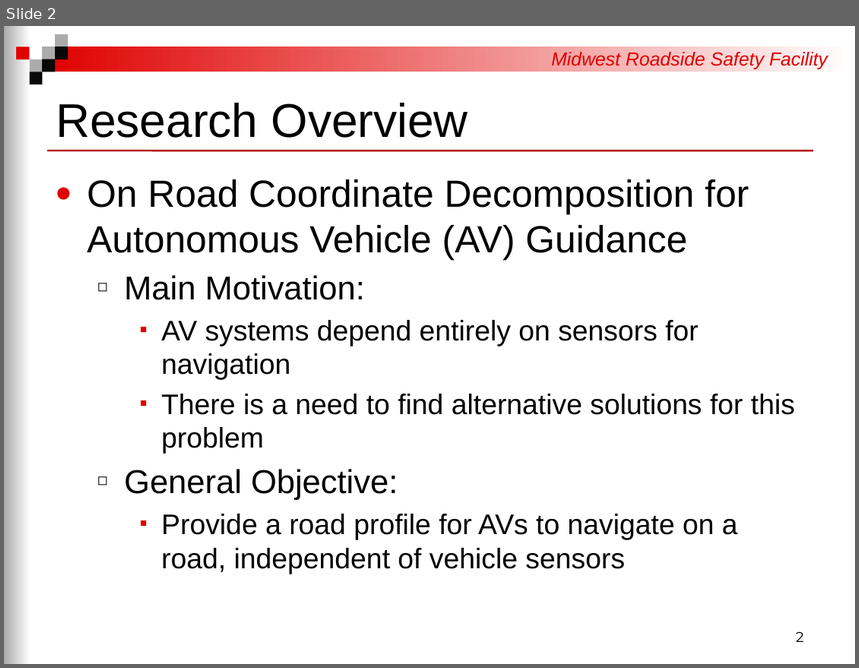
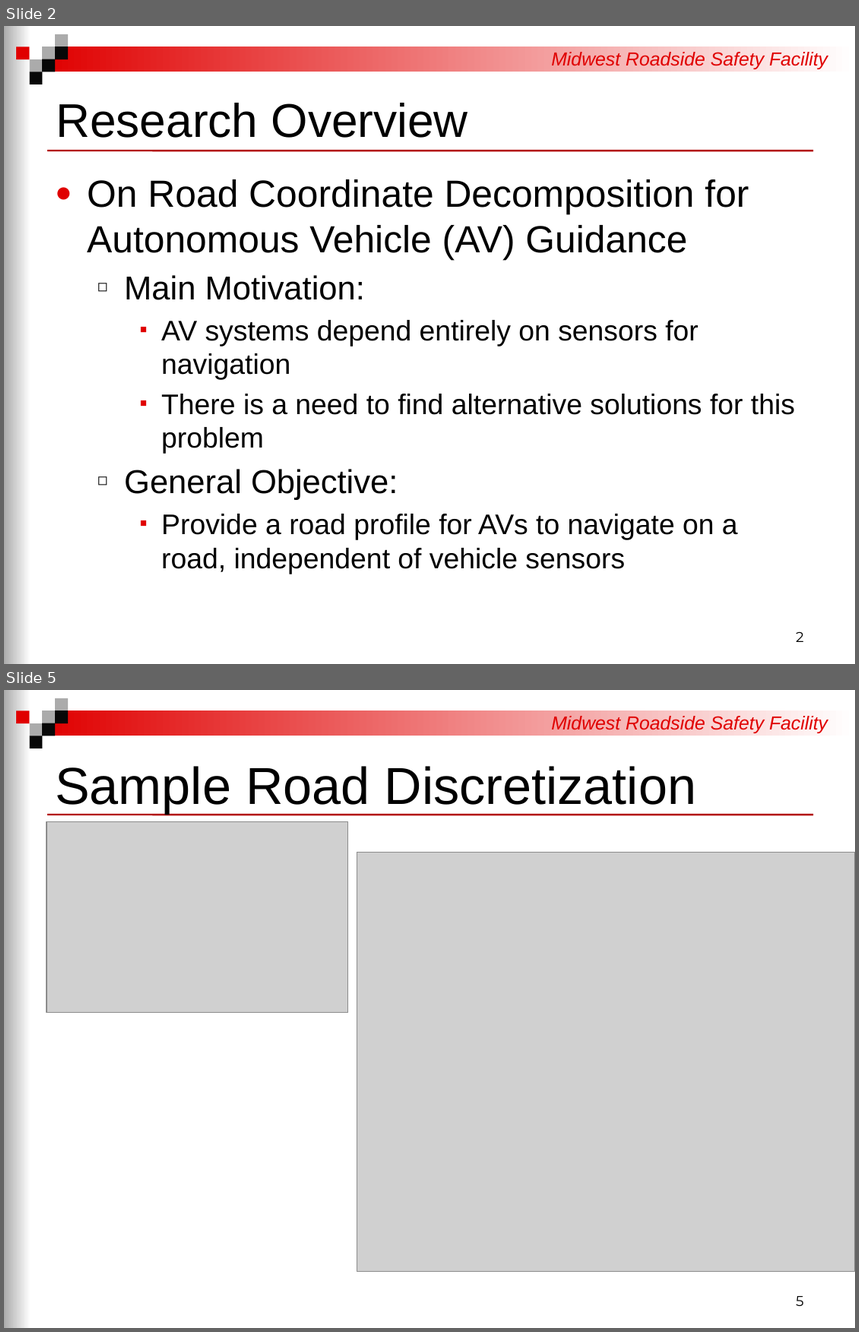
Before and after one commit to RickJacome/CurriculumVitae, a slide deck: files/Doctoral Stuff/Basic Research.pptx. Shown one above the other, each under a label of ours: slide 2 before the commit, slides 2 and 5 after it; the slides between them are not shown. The pictures are 859x668 and 859x1332 pixels, drawn with LibreOffice and Linux fonts; fonts in the diff are those of the drawing; grey boxes stand for pictures; background and template pictures are left out. Boxes give left, top, right and bottom in pixels: in the first picture for what was removed or moved away, otherwise in the second. Text is boxed around its words. In the diff, an @@ line names an element or a change of style, - is before the commit and + after.

```diff
--- a/files/Doctoral Stuff/Basic Research.pptx
+++ b/files/Doctoral Stuff/Basic Research.pptx
@@ slide 5 added at (4, 690, 855, 1328), background #FFFFFF; not listed: 11 template elements that a slide beside it also shows @@
@@ title added at (55, 766, 697, 813), 44 pt, text #000000 @@
+Sample Road Discretization
@@ picture added at (47, 822, 348, 1014) @@
@@ picture added at (357, 852, 855, 1271) @@
@@ page number added at (796, 1296, 804, 1306), 12 pt, text #000000 @@
+5
```
Also in this commit, not shown: 4 slides changed, 2 other slides added, 2 slides removed.
